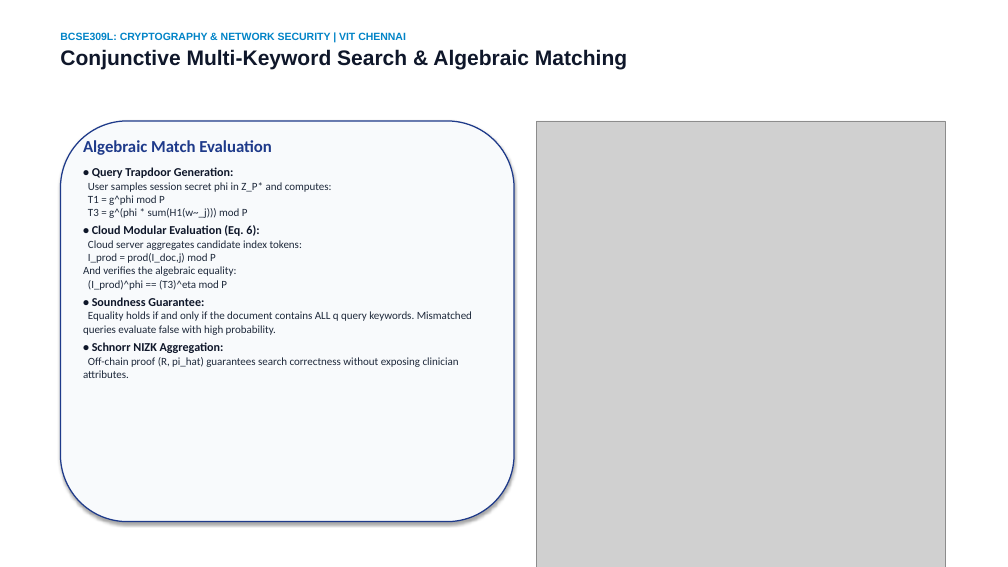
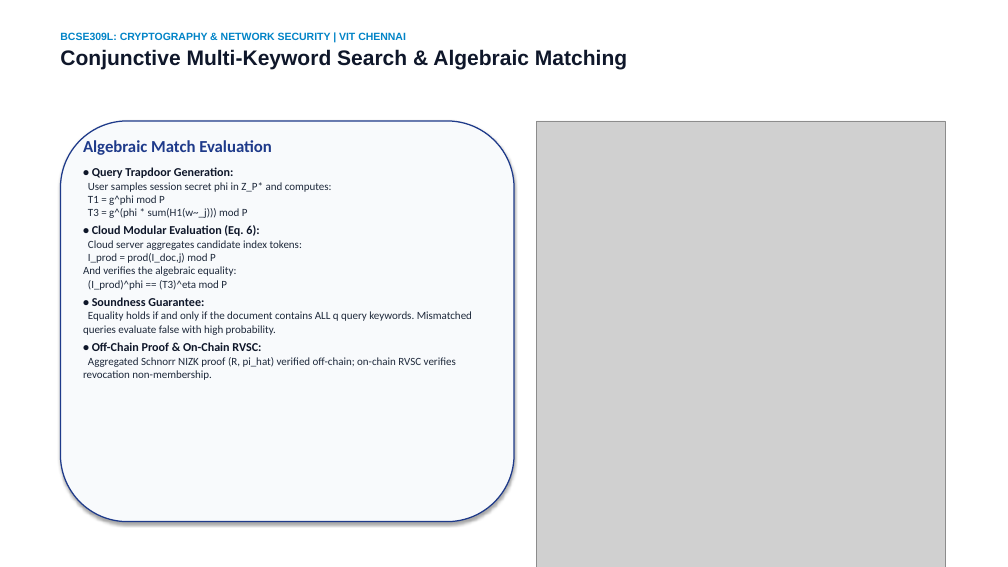
Before and after one commit to Prashant8991/BAMKS, a slide deck: slide 7 of submission_materials/1_Presentation_PPT/BAMKS_D_Final_Presentation.pptx. Drawn at 1008x567 pixels with LibreOffice and Linux fonts; fonts in the diff are those of the drawing; grey boxes stand for pictures. Boxes give left, top, right and bottom in pixels: in the first picture for what was removed or moved away, otherwise in the second. Text is boxed around its words. In the diff, an @@ line names an element or a change of style, - is before the commit and + after.

Commit message:
fix(review-3): reconcile Sepolia deployment, EVM opcode gas, clean benchmark, IEEE PDF layout, and verified citations

```diff
--- a/submission_materials/1_Presentation_PPT/BAMKS_D_Final_Presentation.pptx
+++ b/submission_materials/1_Presentation_PPT/BAMKS_D_Final_Presentation.pptx
@@ text at box(83, 342, 456, 380): text changed @@
-• Schnorr NIZK Aggregation:
-Off-chain proof (R, pi_hat) guarantees search correctness without exposing clinician attributes.
+• Off-Chain Proof & On-Chain RVSC:
+Aggregated Schnorr NIZK proof (R, pi_hat) verified off-chain; on-chain RVSC verifies revocation non-membership.
```
Also in this commit, not shown: 8 other slides changed, 29 other files.
